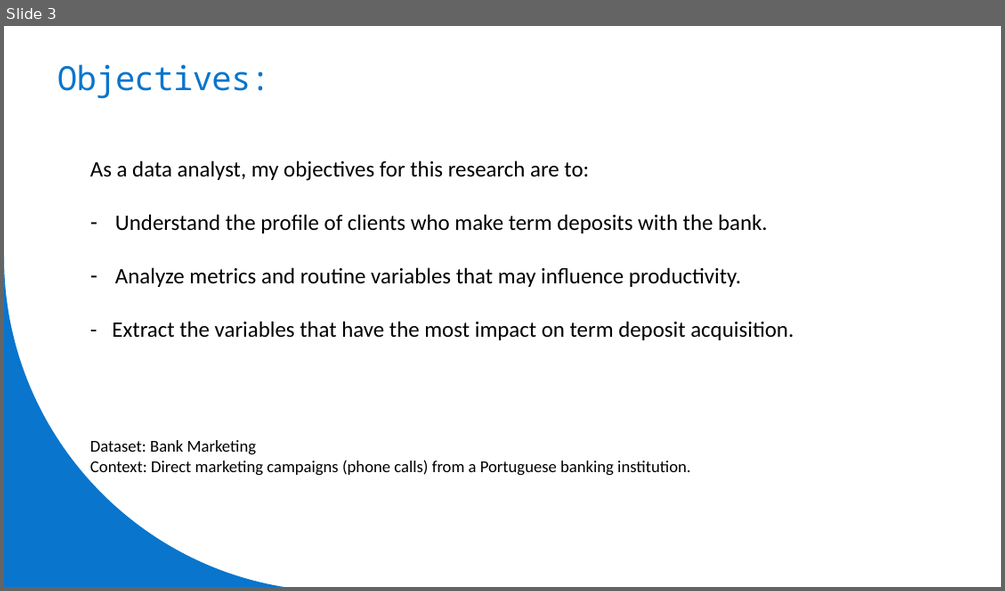
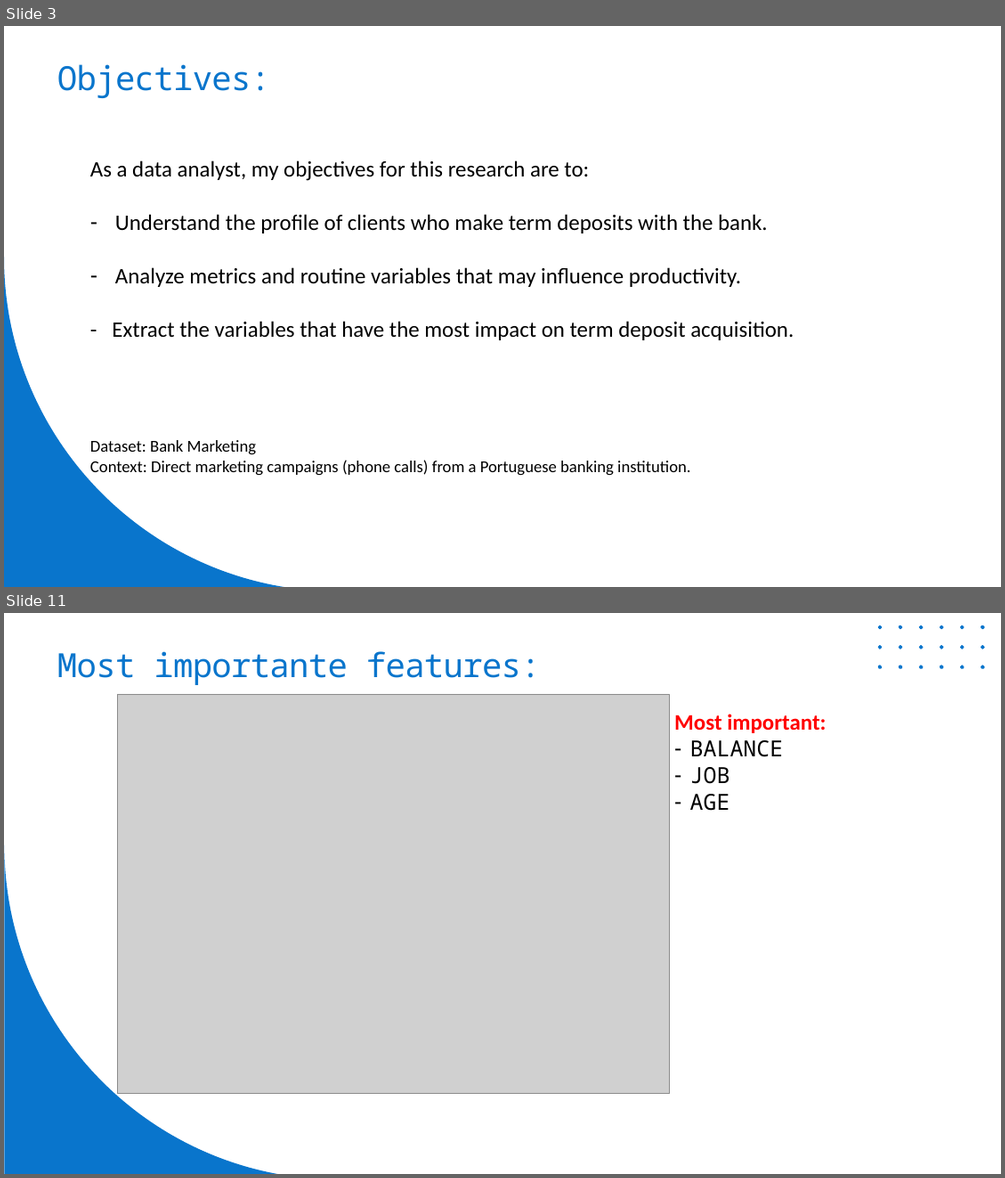
Before and after one commit to lippo1/bank-marketing-analysis, a slide deck: files en-us/presentation-en-us.pptx. Shown one above the other, each under a label of ours: slide 3 before the commit, slides 3 and 11 after it; the slides between them are not shown. The pictures are 1005x591 and 1005x1178 pixels, drawn with LibreOffice and Linux fonts; fonts in the diff are those of the drawing; grey boxes stand for pictures. Boxes give left, top, right and bottom in pixels: in the first picture for what was removed or moved away, otherwise in the second. Text is boxed around its words. In the diff, an @@ line names an element or a change of style, - is before the commit and + after.

```diff
--- a/files en-us/presentation-en-us.pptx
+++ b/files en-us/presentation-en-us.pptx
@@ slide 11 added at bbox=[4, 613, 1001, 1174], background #FFFFFF @@
@@ freeform shape added at bbox=[878, 625, 985, 669], fill #0975CC @@
@@ title added at bbox=[57, 651, 541, 685], 48 pt, text #0975CC @@
+Most importante features:
@@ picture added at bbox=[117, 694, 670, 1093] @@
@@ text added at bbox=[674, 714, 825, 811], 32 pt, text #FF0000, bold @@
+Most important:
+– BALANCE
+– JOB
+– AGE
@@ freeform shape added at bbox=[5, 845, 284, 1174], fill #0975CC @@
```
Also in this commit, not shown: 3 slides changed, 5 other slides added, 6 slides removed.
